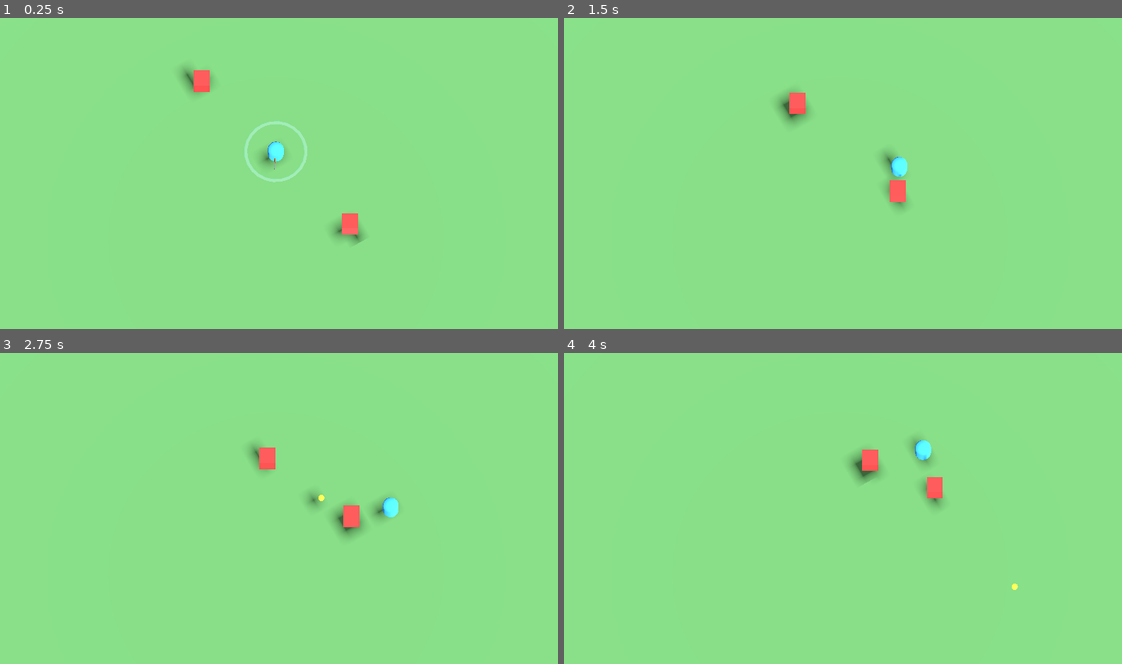
Above: before the commit, frames 1-4 (two rows, left to right).
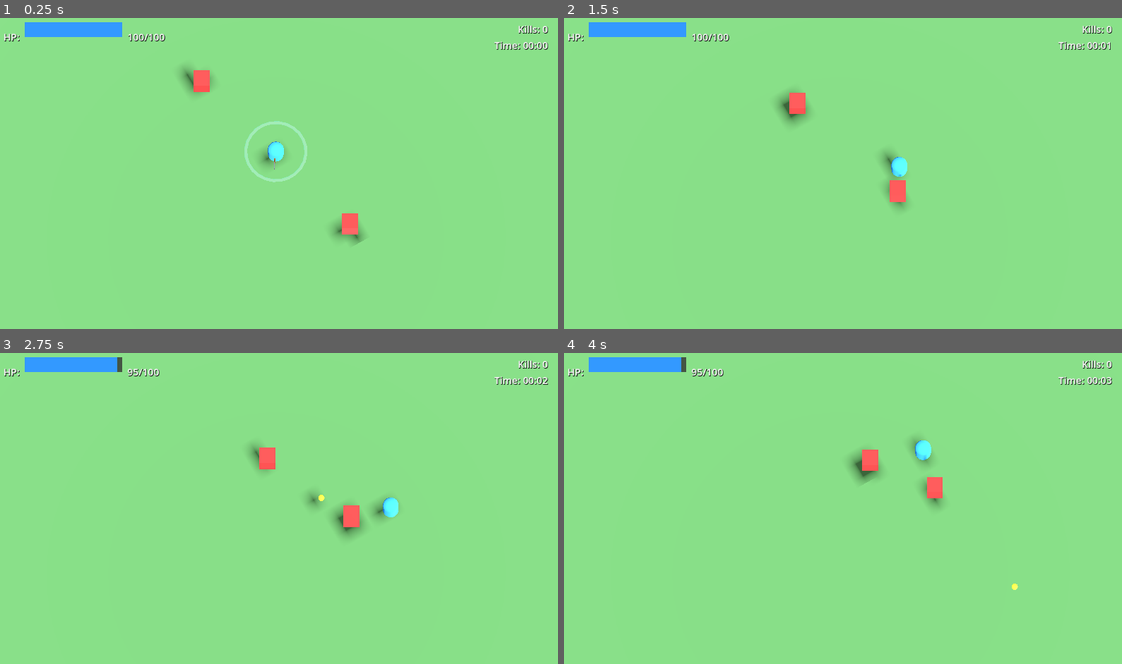
Above: after the commit, the same moments.

Repository: Matthew-Booth-Py/boopbop
Game: Godot game, scene res://scenes/main.tscn
The game is run twice, just before and just after one commit, with the same random seed, the same clock (stepped at 60 frames per second) and the same inputs.
Inputs:
- Up to frame 1 (0.25 s): no input
- Up to frame 2 (1.5 s): hold Right (ui_right) 0.53-1.28 s; hold Down (ui_down) from 1.28 s (still down)
- Up to frame 3 (2.75 s): release Down (ui_down) at 2.03 s; hold Right (ui_right) from 2.03 s (still down)
- Up to frame 4 (4 s): release Right (ui_right) at 2.78 s; hold Up (ui_up) 2.78-3.53 s; hold Left (ui_left) from 3.53 s (still down)

The runs differ from the first frame. In frame 1, 1.2% of the frame differs, in the area x 0-99%, y 1-11%; in frame 2, 1.2%; in frame 3, 1.2%; in frame 4, 1.2%.

Commit message:
working UI and sCore

Diff:
--- /dev/null
+++ b/scenes/game_ui.tscn
@@ -0,0 +1,80 @@
+[gd_scene load_steps=4 format=3 uid="uid://jregyvqmn1nb"]
+
+[ext_resource type="Script" path="res://scripts/game_ui.gd" id="1_game_ui"]
+
+[sub_resource type="StyleBoxFlat" id="StyleBoxFlat_health_bg"]
+bg_color = Color(0.2, 0.2, 0.2, 0.8)
+
+[sub_resource type="StyleBoxFlat" id="StyleBoxFlat_health_fill"]
+bg_color = Color(0.2, 0.6, 1, 1)
+
+[node name="GameUI" type="CanvasLayer"]
+script = ExtResource("1_game_ui")
+
+[node name="Container" type="MarginContainer" parent="."]
+anchors_preset = 15
+anchor_right = 1.0
+anchor_bottom = 1.0
+grow_horizontal = 2
+grow_vertical = 2
+theme_override_constants/margin_left = 20
+theme_override_constants/margin_top = 20
+theme_override_constants/margin_right = 20
+theme_override_constants/margin_bottom = 20
+
+[node name="HBoxContainer" type="HBoxContainer" parent="Container"]
+layout_mode = 2
+size_flags_vertical = 0
+
+[node name="HealthBox" type="HBoxContainer" parent="Container/HBoxContainer"]
+layout_mode = 2
+theme_override_constants/separation = 10
+
+[node name="HealthLabel" type="Label" parent="Container/HBoxContainer/HealthBox"]
+layout_mode = 2
+theme_override_colors/font_shadow_color = Color(0, 0, 0, 1)
+theme_override_constants/shadow_offset_x = 1
+theme_override_constants/shadow_offset_y = 1
+theme_override_font_sizes/font_size = 20
+text = "HP:"
+
+[node name="HealthBar" type="ProgressBar" parent="Container/HBoxContainer/HealthBox"]
+custom_minimum_size = Vector2(200, 30)
+layout_mode = 2
+theme_override_colors/font_color = Color(1, 1, 1, 1)
+theme_override_styles/background = SubResource("StyleBoxFlat_health_bg")
+theme_override_styles/fill = SubResource("StyleBoxFlat_health_fill")
+max_value = 100.0
+value = 100.0
+show_percentage = false
+
+[node name="HealthNumbers" type="Label" parent="Container/HBoxContainer/HealthBox"]
+layout_mode = 2
+theme_override_colors/font_shadow_color = Color(0, 0, 0, 1)
+theme_override_constants/shadow_offset_x = 1
+theme_override_constants/shadow_offset_y = 1
+theme_override_font_sizes/font_size = 20
+text = "100/100"
+
+[node name="StatsBox" type="VBoxContainer" parent="Container/HBoxContainer"]
+layout_mode = 2
+size_flags_horizontal = 10
+theme_override_constants/separation = 5
+
+[node name="KillsLabel" type="Label" parent="Container/HBoxContainer/StatsBox"]
+layout_mode = 2
+theme_override_colors/font_shadow_color = Color(0, 0, 0, 1)
+theme_override_constants/shadow_offset_x = 1
+theme_override_constants/shadow_offset_y = 1
+theme_override_font_sizes/font_size = 20
+text = "Kills: 0"
+horizontal_alignment = 2
+
+[node name="TimeLabel" type="Label" parent="Container/HBoxContainer/StatsBox"]
+layout_mode = 2
+theme_override_colors/font_shadow_color = Color(0, 0, 0, 1)
+theme_override_constants/shadow_offset_x = 1
+theme_override_constants/shadow_offset_y = 1
+theme_override_font_sizes/font_size = 20
+text = "Time: 00:00"
+horizontal_alignment = 2
--- a/scenes/main.tscn
+++ b/scenes/main.tscn
@@ -1,7 +1,8 @@
-[gd_scene load_steps=7 format=3 uid="uid://b6yqxvj8u7m2q"]
+[gd_scene load_steps=8 format=3 uid="uid://b6yqxvj8u7m2q"]
 
-[ext_resource type="PackedScene" uid="uid://c4j8k2nap1x3r" path="res://scenes/player.tscn" id="1_player"]
-[ext_resource type="PackedScene" uid="uid://ba5c07ps31pfx" path="res://scenes/enemy.tscn" id="2_enemy"]
+[ext_resource type="PackedScene" uid="uid://c4j8k2m9p1x3r" path="res://scenes/player.tscn" id="1_player"]
+[ext_resource type="PackedScene" uid="uid://e5j7l9m2n8k6p" path="res://scenes/enemy.tscn" id="2_enemy"]
+[ext_resource type="PackedScene" uid="uid://h9k4m3p8q2r5t" path="res://scenes/game_ui.tscn" id="3_game_ui"]
 
 [sub_resource type="Environment" id="Environment_main"]
 background_mode = 1
@@ -49,3 +50,9 @@
 
 [node name="Enemy2" parent="." instance=ExtResource("2_enemy")]
 transform = Transform3D(1, 0, 0, 0, 1, 0, 0, 0, 1, -5, 0, -5)
+
+[node name="GameUI" parent="." instance=ExtResource("3_game_ui")]
+
+[connection signal="health_changed" from="Player" to="GameUI" method="update_health"]
+[connection signal="enemy_died" from="Enemy" to="GameUI" method="increment_kills"]
+[connection signal="enemy_died" from="Enemy2" to="GameUI" method="increment_kills"]
--- a/scripts/enemy.gd
+++ b/scripts/enemy.gd
@@ -1,4 +1,6 @@
 extends CharacterBody3D
+
+signal enemy_died
 
 @export var speed: float = 2.0
 @export var max_health: int = 30
@@ -70,4 +72,5 @@
 
 func die() -> void:
 	print("Enemy died!")
+	enemy_died.emit()
 	queue_free()
--- /dev/null
+++ b/scripts/game_ui.gd
@@ -0,0 +1,39 @@
+extends CanvasLayer
+
+@onready var health_bar: ProgressBar = $Container/HBoxContainer/HealthBox/HealthBar
+@onready var health_numbers: Label = $Container/HBoxContainer/HealthBox/HealthNumbers
+@onready var kills_label: Label = $Container/HBoxContainer/StatsBox/KillsLabel
+@onready var time_label: Label = $Container/HBoxContainer/StatsBox/TimeLabel
+
+var kill_count: int = 0
+var time_elapsed: float = 0.0
+
+func _ready() -> void:
+	# Initialize UI
+	update_kills(0)
+	update_time(0.0)
+
+func _process(delta: float) -> void:
+	# Update time counter
+	time_elapsed += delta
+	update_time(time_elapsed)
+
+func update_health(current: int, maximum: int) -> void:
+	if health_bar and health_numbers:
+		health_bar.max_value = maximum
+		health_bar.value = current
+		health_numbers.text = "%d/%d" % [current, maximum]
+
+func update_kills(count: int) -> void:
+	kill_count = count
+	if kills_label:
+		kills_label.text = "Kills: %d" % kill_count
+
+func increment_kills() -> void:
+	update_kills(kill_count + 1)
+
+func update_time(seconds: float) -> void:
+	if time_label:
+		var minutes: int = int(seconds) / 60
+		var secs: int = int(seconds) % 60
+		time_label.text = "Time: %02d:%02d" % [minutes, secs]
--- a/scripts/player.gd
+++ b/scripts/player.gd
@@ -1,4 +1,6 @@
 extends CharacterBody3D
+
+signal health_changed(current: int, maximum: int)
 
 @export var speed: float = 5.0
 @export var attack_damage: int = 10
@@ -24,6 +26,9 @@
 	# Hide axe by default
 	if axe_visual:
 		axe_visual.visible = false
+
+	# Emit initial health
+	health_changed.emit(health, max_health)
 
 func _physics_process(delta: float) -> void:
 	# Handle movement
@@ -98,7 +103,11 @@
 
 func take_damage(amount: int) -> void:
 	health -= amount
+	health = max(0, health)  # Clamp to 0
 	print("Player took ", amount, " damage. Health: ", health)
+
+	# Emit health change signal
+	health_changed.emit(health, max_health)
 
 	if health <= 0:
 		die()
Not shown, added: scripts/game_ui.gd.uid
Not shown, added: UI_IMPLEMENTATION.md
